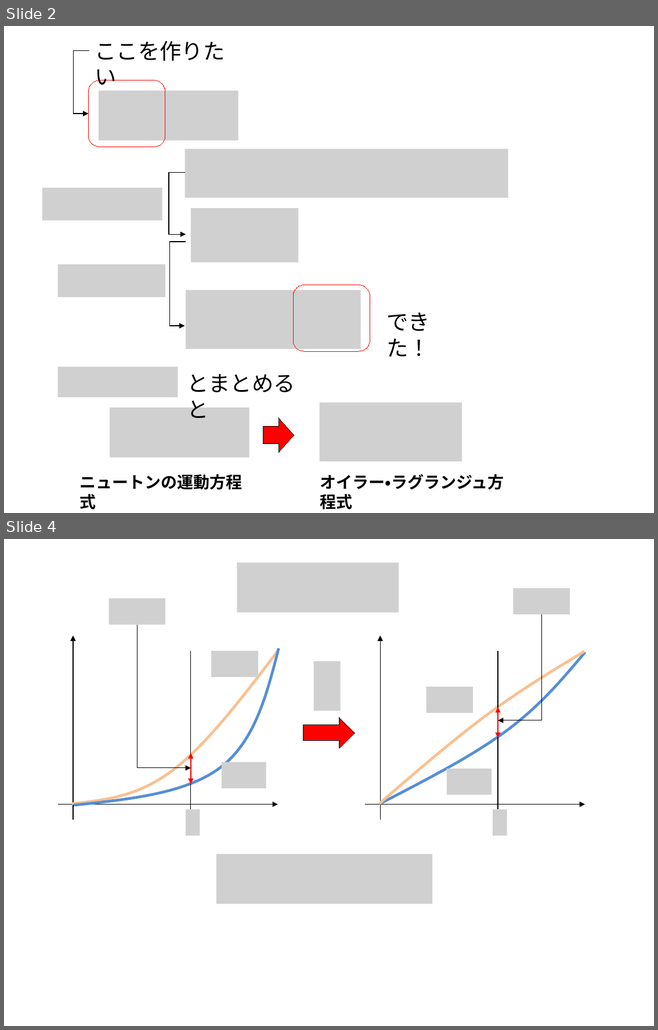
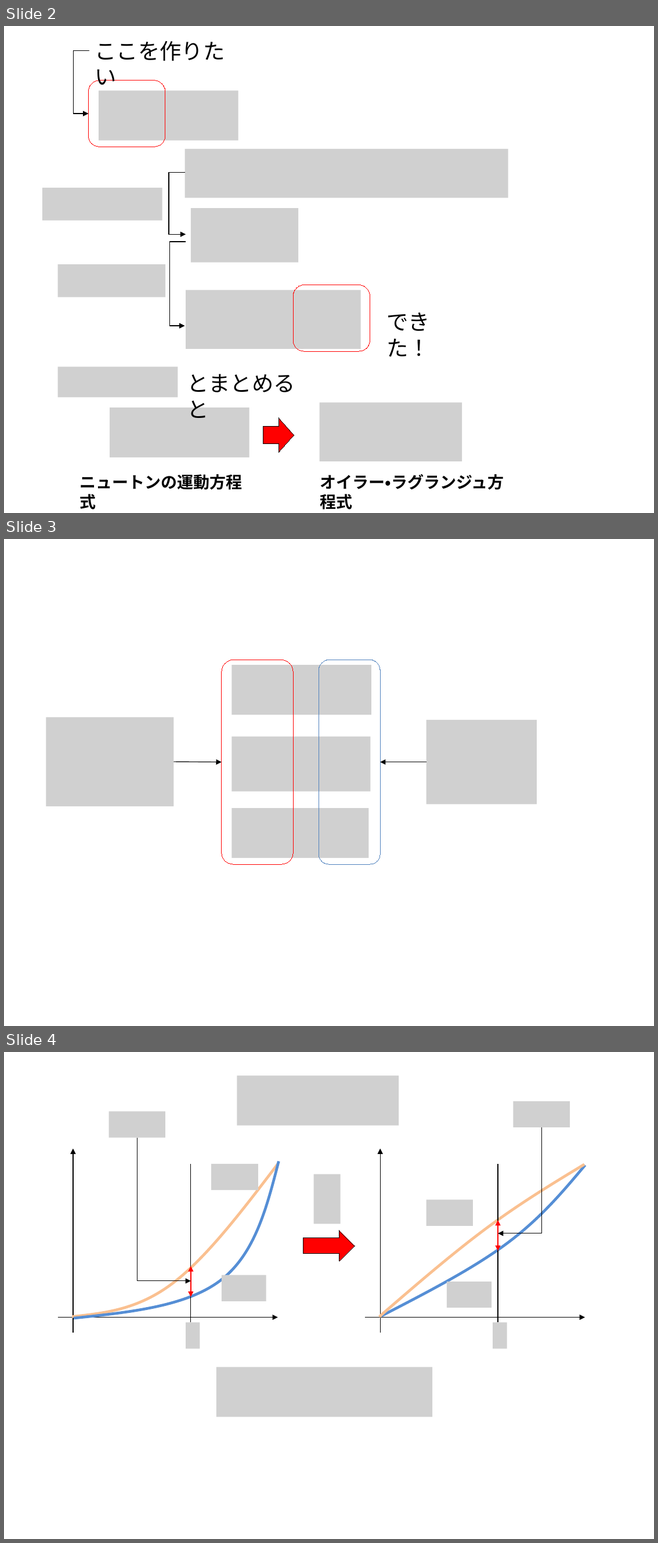
Before and after one commit to kaityo256/classical_mechanics, a slide deck: hamilton_principle/fig/fig.pptx. Shown one above the other, each under a label of ours: slides 2 and 4 before the commit, slides 2, 3 and 4 after it; the slides between them are not shown. The pictures are 658x1030 and 658x1543 pixels, drawn with LibreOffice and Linux fonts; fonts in the diff are those of the drawing; grey boxes stand for pictures. Boxes give left, top, right and bottom in pixels: in the first picture for what was removed or moved away, otherwise in the second. Text is boxed around its words. In the diff, an @@ line names an element or a change of style, - is before the commit and + after.

```diff
--- a/hamilton_principle/fig/fig.pptx
+++ b/hamilton_principle/fig/fig.pptx
@@ slide 3 added at [4,539,654,1026], background #FFFFFF @@
@@ rounded rectangle added at [221,660,293,864], outline #FF0000 0.75 pt @@
@@ rounded rectangle added at [318,660,379,864], outline #4F81BD 0.75 pt @@
@@ picture added at [231,665,371,715] @@
@@ picture added at [46,717,173,806] @@
@@ picture added at [426,719,536,804] @@
@@ picture added at [231,736,370,792] @@
@@ arrow added from (173, 762) to (221, 762), #000000 0.75 pt @@
@@ arrow added from (426, 762) to (380, 762), #000000 0.75 pt @@
@@ picture added at [231,808,368,858] @@
```
Also in this commit, not shown: 1 slide removed, 1 other file.
